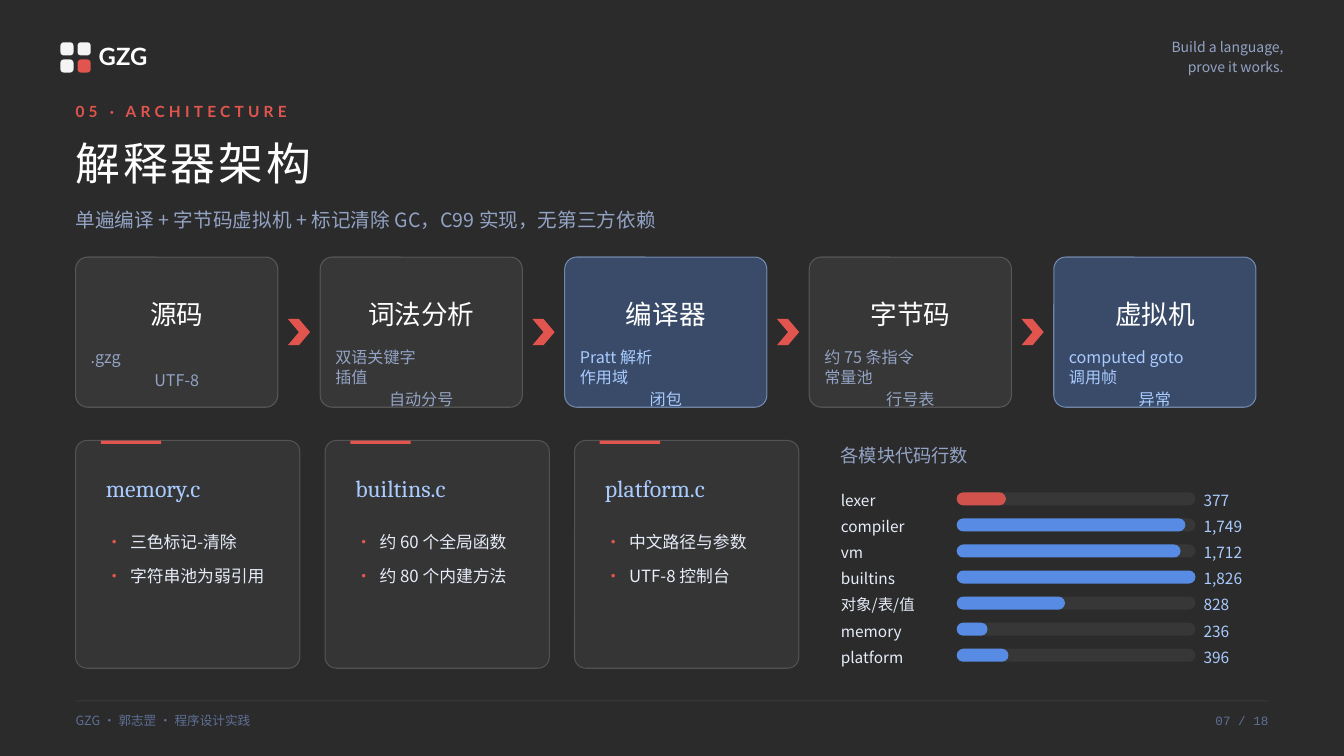
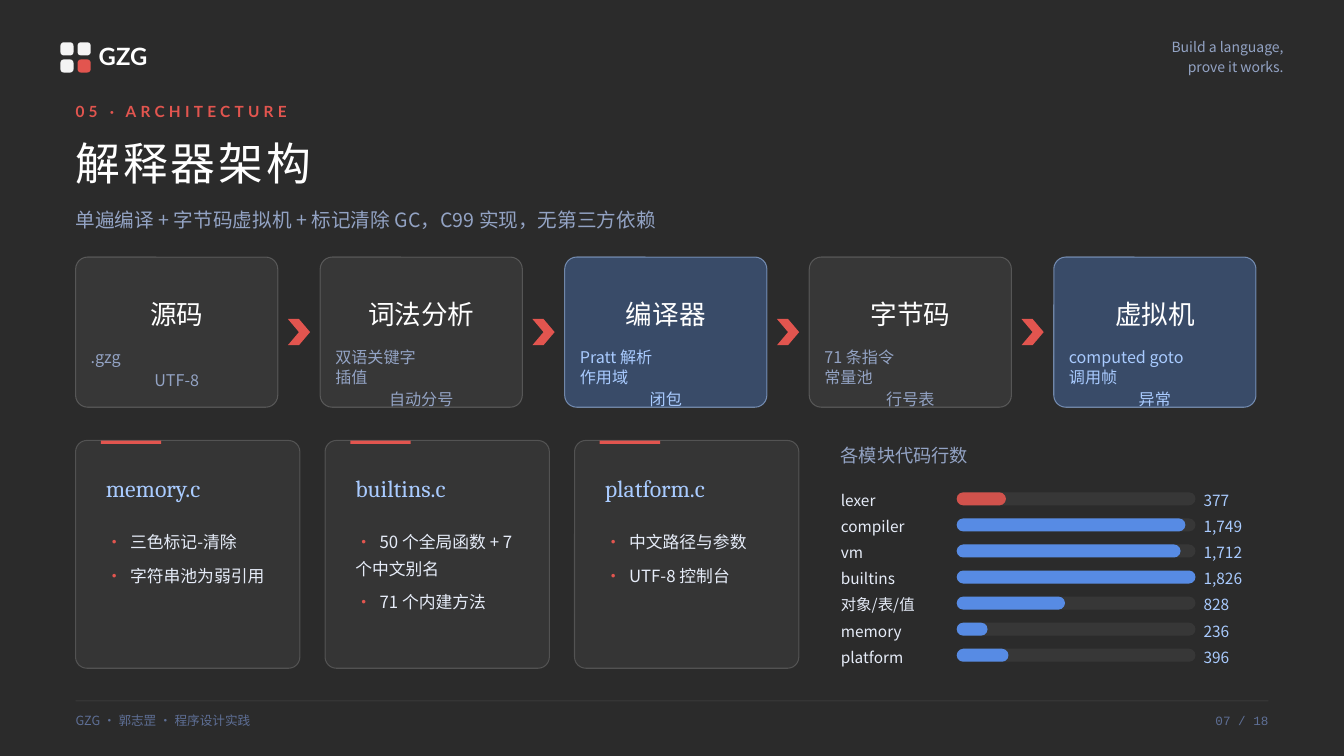
Before and after one commit to Lazyy-star/gzg-lang, a slide deck: slide 7 of docs/GZG语言介绍.pptx. Drawn at 1344x756 pixels with LibreOffice and Linux fonts; fonts in the diff are those of the drawing; background and template pictures are left out; a plain dark background stands for a picture behind light text. Boxes give left, top, right and bottom in pixels: in the first picture for what was removed or moved away, otherwise in the second. Text is boxed around its words. In the diff, an @@ line names an element or a change of style, - is before the commit and + after.

```diff
--- a/docs/GZG语言介绍.pptx
+++ b/docs/GZG语言介绍.pptx
@@ text at (x1=824, y1=349, x2=934, y2=407): text changed @@
-约 75 条指令
-常量池
-行号表
+71 条指令
+常量池
+行号表
@@ text at (x1=355, y1=534, x2=512, y2=610): text changed @@
-· 约 60 个全局函数
-· 约 80 个内建方法
+· 50 个全局函数 + 7 个中文别名
+· 71 个内建方法
```
Also in this commit, not shown: 1 other slide changed, 6 other files.
